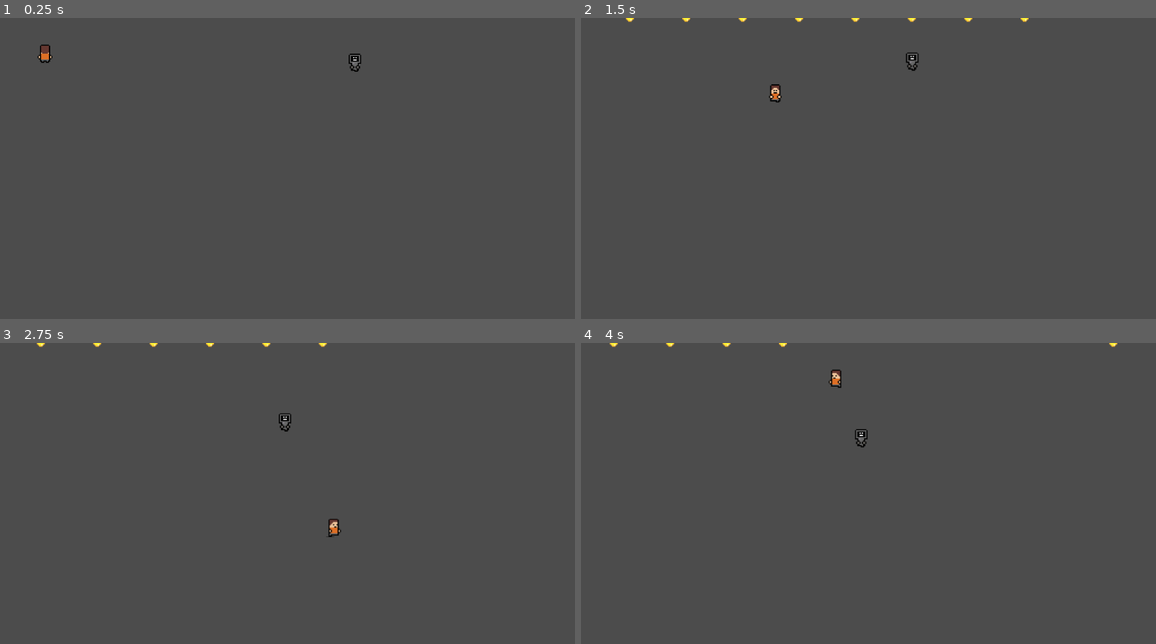
Above: before the commit, frames 1-4 (two rows, left to right).
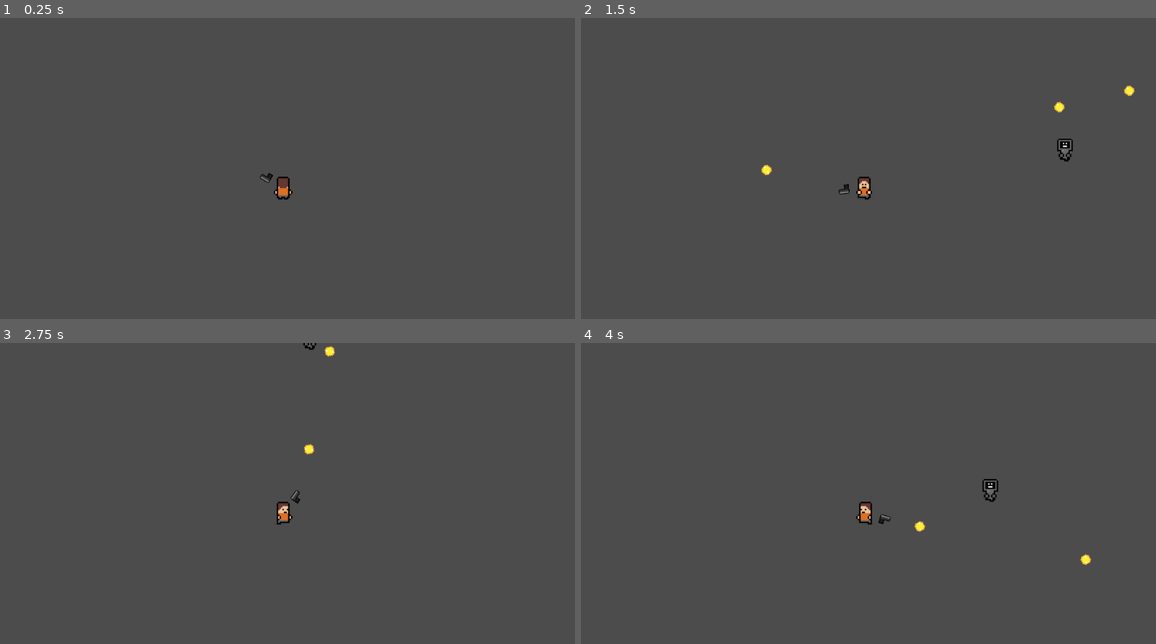
Above: after the commit, the same moments.

Repository: Barzeboi/TitansTopDown
Game: Godot game, scene res://Levels/TestMap.tscn
Two runs of this game, one before a commit and one after it. Both use one fixed random seed, a clock stepped at 60 frames per second and the inputs below. The project has no main scene, so this scene is started directly.
Inputs (mouse positions are in pixels of both pictures, inside the frame that each line leads up to):
- Up to frame 1 (0.25 s): no input
- Up to frame 2 (1.5 s): move the mouse to (995, 171) at 0.52 s; press the mouse at (995, 171) at 0.53 s; hold Right (move_right) 0.53-1.28 s; move the mouse to (747, 204) at 1.27 s; release the mouse at (747, 204) at 1.28 s; hold Down (move_down) from 1.28 s (still down); click (747, 204) at 1.35 s
- Up to frame 3 (2.75 s): move the mouse to (339, 439) at 2.02 s; release Down (move_down) at 2.03 s; press the mouse at (339, 439) at 2.03 s; hold Right (move_right) from 2.03 s (still down)
- Up to frame 4 (4 s): move the mouse to (834, 580) at 2.77 s; release Right (move_right) at 2.78 s; release the mouse at (834, 580) at 2.78 s; hold Up (move_up) 2.78-3.53 s; click (834, 580) at 2.85 s; move the mouse to (1041, 562) at 3.52 s; press the mouse at (1041, 562) at 3.53 s; hold Left (move_left) from 3.53 s (still down)

The runs differ from the first frame. In frame 1, 0.4% of the frame differs, in the area x 6-63%, y 8-61%; in frame 2, 0.8%, in the area x 7-97%, y 0-61%; in frame 3, 0.6%; in frame 4, 0.7%.
Error before the commit: Invalid get index 'global_transform' (on base: 'null instance'). (res://Characters/TestPlayer.gd:135)
Error after the commit: Parse Error: Unknown class: "Enemy" (res://Enemies/Skirmisher.gd:1)

Commit message:
Add files via upload

Diff:
--- /dev/null
+++ b/Characters/Pivot.gd
@@ -0,0 +1,5 @@
+extends Node2D
+
+
+func _physics_process(_delta):
+	look_at(get_global_mouse_position())
--- a/Characters/TestPlayer.gd
+++ b/Characters/TestPlayer.gd
@@ -1,26 +1,15 @@
 extends KinematicBody2D
 
 const speed : int = 350
-var fire_rate = 9
-var SMG = preload ("res://Weapons/SMG.tscn")
-var bullet = preload("res://Weapons/pellet.tscn")
+var fire_rate = 5
+var pistol = preload("res://Weapons/pellet.tscn")
 onready var update_delta = 1.0 / fire_rate
 var current_time : float = 0.0
 onready var _animated_sprite = $AnimationPlayer
 var last_direction = Vector2.ZERO
-enum{
-	NO_GUN
-	WITH_GUN
-}
-
-var state = NO_GUN
 
 
 func _physics_process(_delta):
-
-
-	if PickUp():
-		state = WITH_GUN
 
 
 	var input_vector = Vector2(
@@ -31,91 +20,62 @@
 	move_and_slide(speed * _input_vector)
 
 
-	match state:
-		NO_GUN:
-			if _input_vector.length_squared() > 0:
-			# Store the direction for use later when needing
-			# to choose the idle animation
+	if _input_vector.length_squared() > 0:
+	# Store the direction for use later when needing
+	# to choose the idle animation
 
-			# Diagonal movement
-				if _input_vector.x != 0 and _input_vector.y != 0:
+	# Diagonal movement
+		if _input_vector.x != 0 and _input_vector.y != 0:
 
-					last_direction = _input_vector
+			last_direction = _input_vector
 
-					if _input_vector.y > 0:
-						if _input_vector.x > 0:
-							_animated_sprite.play("run_down_right")
-						else:
-							_animated_sprite.play("run_down_left")
-					else:
-						if _input_vector.x > 0:
-							_animated_sprite.play("run_up_right")
-						else:
-							_animated_sprite.play("run_up_left")
-				elif _input_vector.x != 0:
-					if _input_vector.x > 0:
-						_animated_sprite.play("run_right")
-					else:
-						_animated_sprite.play("run_left")
+			if _input_vector.y > 0:
+				if _input_vector.x > 0:
+					_animated_sprite.play("run_down_right")
 				else:
-					if _input_vector.y > 0:
-						_animated_sprite.play("run_down")
-					else:
-						_animated_sprite.play("run_up")
+					_animated_sprite.play("run_down_left")
+			else:
+				if _input_vector.x > 0:
+					_animated_sprite.play("run_up_right")
+				else:
+					_animated_sprite.play("run_up_left")
+		elif _input_vector.x != 0:
+			if _input_vector.x > 0:
+				_animated_sprite.play("run_right")
+			else:
+				_animated_sprite.play("run_left")
+		else:
+			if _input_vector.y > 0:
+				_animated_sprite.play("run_down")
+			else:
+				_animated_sprite.play("run_up")
+
+	else:
+
+		if last_direction.x != 0 and last_direction.y != 0:
+			if last_direction.y > 0:
+				if last_direction.x > 0:
+					_animated_sprite.play("idle_down_right")
+				else:
+					_animated_sprite.play("idle_down_left")
 
 			else:
+				if last_direction.x > 0:
+					_animated_sprite.play("idle_up_right")
+				else:
+					_animated_sprite.play("idle_up_left")
 
-				if last_direction.x != 0 and last_direction.y != 0:
-					if last_direction.y > 0:
-						if last_direction.x > 0:
-							_animated_sprite.play("idle_down_right")
-						else:
-							_animated_sprite.play("idle_down_left")
+		elif last_direction.x != 0:
+			if last_direction.x > 0:
+				_animated_sprite.play("idle_left")
+			else:
+				_animated_sprite.play("idle_right")
 
-					else:
-						if last_direction.x > 0:
-							_animated_sprite.play("idle_up_right")
-						else:
-							_animated_sprite.play("idle_up_left")
-
-				elif last_direction.x != 0:
-					if last_direction.x > 0:
-						_animated_sprite.play("idle_left")
-					else:
-						_animated_sprite.play("idle_right")
-
-				else:
-					if last_direction.y > 0:
-						_animated_sprite.play("idle_down")
-					else:
-						_animated_sprite.play("idle_up")
-		WITH_GUN:
-			if _input_vector.length_squared() > 0:
-				if _input_vector.x != 0 and _input_vector.y != 0:
-
-					last_direction = _input_vector
-
-					if _input_vector.y > 0:
-						if _input_vector.x > 0:
-							_animated_sprite.play("shooting_down_right")
-						else:
-							_animated_sprite.play("shooting_down_left")
-					else:
-						if _input_vector.x > 0:
-							_animated_sprite.play("shooting_up_right")
-						else:
-							_animated_sprite.play("shooting_up_left")
-				elif _input_vector.x != 0:
-					if _input_vector.x > 0:
-						_animated_sprite.play("shooting_right")
-					else:
-						_animated_sprite.play("shooting_left")
-				else:
-					if _input_vector.y > 0:
-						_animated_sprite.play("shooting_down")
-					else:
-						_animated_sprite.play("shooting_up")
-
+		else:
+			if last_direction.y > 0:
+				_animated_sprite.play("idle_down")
+			else:
+				_animated_sprite.play("idle_up")
 
 func _process(_delta: float) -> void:
 	current_time += _delta
@@ -130,6 +90,6 @@
 	pass
 
 func shoot():
-	var b = bullet.instance()
-	owner.add_child(b)
-	b.transform = $Pivot/Position2D.global_transform
+	var p = pistol.instance()
+	owner.add_child(p)
+	p.transform = $Pivot/Gun/Position2D.global_transform
--- a/Characters/TestPlayer.tscn
+++ b/Characters/TestPlayer.tscn
@@ -1,7 +1,9 @@
-[gd_scene load_steps=31 format=2]
+[gd_scene load_steps=33 format=2]
 
 [ext_resource path="res://Characters/TestPlayer.gd" type="Script" id=1]
 [ext_resource path="res://Assets/TestCharacter/player_spritesheet.png" type="Texture" id=2]
+[ext_resource path="res://Characters/Pivot.gd" type="Script" id=3]
+[ext_resource path="res://Assets/Pistol.png" type="Texture" id=4]
 
 [sub_resource type="RectangleShape2D" id=1]
 extents = Vector2( 9, 16 )
@@ -559,3 +561,23 @@
 texture = ExtResource( 2 )
 hframes = 16
 vframes = 3
+
+[node name="Pivot" type="Node2D" parent="."]
+rotation = -1.5708
+script = ExtResource( 3 )
+
+[node name="Gun" type="Sprite" parent="Pivot"]
+position = Vector2( 30, 0 )
+texture = ExtResource( 4 )
+
+[node name="Position2D" type="Position2D" parent="Pivot/Gun"]
+position = Vector2( 10, 0 )
+
+[node name="Camera2D" type="Camera2D" parent="."]
+rotating = true
+current = true
+zoom = Vector2( 0.8, 0.8 )
+drag_margin_left = 0.7
+drag_margin_top = 0.7
+drag_margin_right = 0.7
+drag_margin_bottom = 0.7
--- a/Enemies/Skirmisher.gd
+++ b/Enemies/Skirmisher.gd
@@ -1,14 +1,17 @@
-extends KinematicBody2D
+extends Enemy
 
 
-var velocity
+
 var speed = 250
 var skirm_speed = 150
-export var health = 300
+export var health = 200
 onready var player = get_node("/root/TestMap/TestPlayer")
+var damage = rand_range(25, 40)
+
 export var sight_range = 350
 export var attack_range = 250
 export var skirm_range = 100
+
 
 #Controls the states for AI Behavior. Do not delete, you dunce.
 enum {
@@ -19,11 +22,15 @@
 	FLEEING
 }
 
+
+
 var state = PATROLLING
 
 func _physics_process(_delta):
 	var distance = position.distance_to(player.global_position)
 	var direction = position.direction_to(player.global_position)
+	var enemypos = position
+
 
 	match state:
 		PATROLLING:
@@ -62,3 +69,18 @@
 					state = PURSUING
 		FLEEING:
 			pass
+
+
+
+
+
+func take_damage():
+	health = health - damage
+	position.x = position.x + 10
+	if health <= 0:
+		on_die()
+
+
+func on_die():
+	get_node("AnimatedSprite").visible = false
+	get_node("Area2D/CollisionShape2D").disabled = true
--- a/Enemies/Skirmisher.tscn
+++ b/Enemies/Skirmisher.tscn
@@ -72,15 +72,25 @@
 [sub_resource type="RectangleShape2D" id=10]
 extents = Vector2( 11, 16 )
 
-[node name="Skirmisher" type="KinematicBody2D"]
-collision_layer = 4
-collision_mask = 3
+[sub_resource type="RectangleShape2D" id=11]
+
+[node name="Skirmisher" type="KinematicBody2D" groups=["Enemies"]]
 script = ExtResource( 5 )
 
-[node name="AnimatedSprite" type="AnimatedSprite" parent="."]
+[node name="AnimatedSprite" type="AnimatedSprite" parent="." groups=["Enemies"]]
 frames = SubResource( 9 )
 animation = "patrol_down"
 
-[node name="CollisionShape2D" type="CollisionShape2D" parent="."]
+[node name="CollisionShape2D" type="CollisionShape2D" parent="." groups=["Enemies"]]
 position = Vector2( 1, 0 )
 shape = SubResource( 10 )
+
+[node name="Area2D" type="Area2D" parent="." groups=["Enemies"]]
+collision_layer = 4
+collision_mask = 9
+
+[node name="CollisionShape2D" type="CollisionShape2D" parent="Area2D" groups=["Enemies"]]
+shape = SubResource( 11 )
+
+[connection signal="on_die" from="." to="." method="on_die"]
+[connection signal="area_entered" from="Area2D" to="." method="take_damage"]
--- a/Weapons/pellet.gd
+++ b/Weapons/pellet.gd
@@ -1,7 +1,15 @@
-extends KinematicBody2D
+extends Area2D
 
 var vector = Vector2.ZERO
 var speed = 850
+
+enum{
+	PISTOL
+	SMG
+	SG
+	MG
+	RPG
+}
 
 
 func _physics_process(delta: float) -> void:
@@ -14,7 +22,7 @@
 	get_node("CollisionShape2D").disabled = true
 
 
-
-
-func _on_Bullet_area_shape_entered(area_id, area, area_shape, local_shape):
+func _on_bullet_body_entered(body):
+	if body.is_in_group("Enemies"):
+		body.damage
 	queue_free()
--- a/Weapons/pellet.tscn
+++ b/Weapons/pellet.tscn
@@ -4,19 +4,10 @@
 [ext_resource path="res://Weapons/pellet.gd" type="Script" id=2]
 
 [sub_resource type="CircleShape2D" id=1]
-radius = 7.07107
+radius = 7.0
 
-[node name="bullet" type="KinematicBody2D"]
-collision_layer = 8
-collision_mask = 23
+[node name="bullet" type="Area2D"]
 script = ExtResource( 2 )
-
-[node name="Sprite" type="Sprite" parent="."]
-position = Vector2( 0.6, 0.5 )
-texture = ExtResource( 1 )
-
-[node name="CollisionShape2D" type="CollisionShape2D" parent="."]
-shape = SubResource( 1 )
 
 [node name="Timer" type="Timer" parent="."]
 process_mode = 0
@@ -24,4 +15,12 @@
 one_shot = true
 autostart = true
 
+[node name="Sprite" type="Sprite" parent="."]
+texture = ExtResource( 1 )
+offset = Vector2( 1, 1 )
+
+[node name="CollisionShape2D" type="CollisionShape2D" parent="."]
+shape = SubResource( 1 )
+
+[connection signal="body_entered" from="." to="." method="_on_bullet_body_entered"]
 [connection signal="timeout" from="Timer" to="." method="_on_Timer_timeout"]
Binary file added: Assets/FloorTile.png
Not shown, added: Assets/FloorTile.png.import
Binary file added: Assets/FloorTile2.png
Not shown, added: Assets/FloorTile2.png.import
Binary file added: Assets/FloorTile3.png
Not shown, added: Assets/FloorTile3.png.import
Binary file added: Assets/LootPistol.png
Not shown, added: Assets/LootPistol.png.import
Binary file added: Assets/Pistol.png
Not shown, added: Assets/Pistol.png.import
Not shown: 1 places in Enemies/Skirmisher.tscn that only renumber resources
Binary file added: Fonts/minecraft/Minecraft.ttf
(and 4 more such lines)
